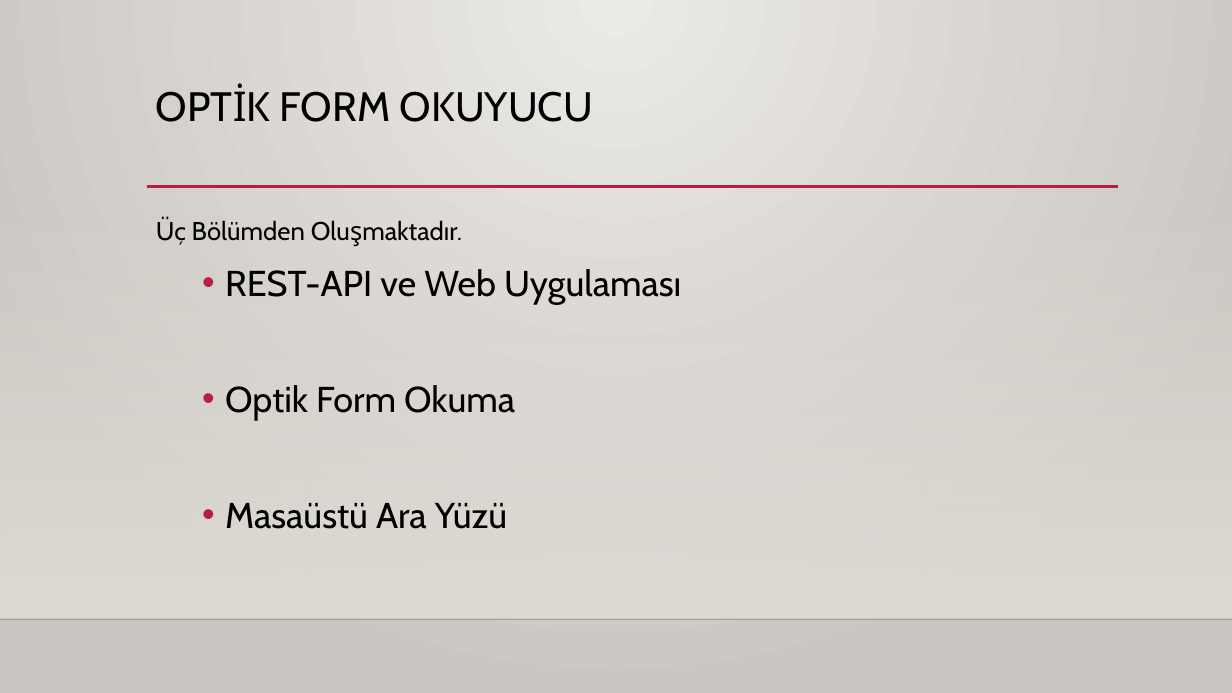
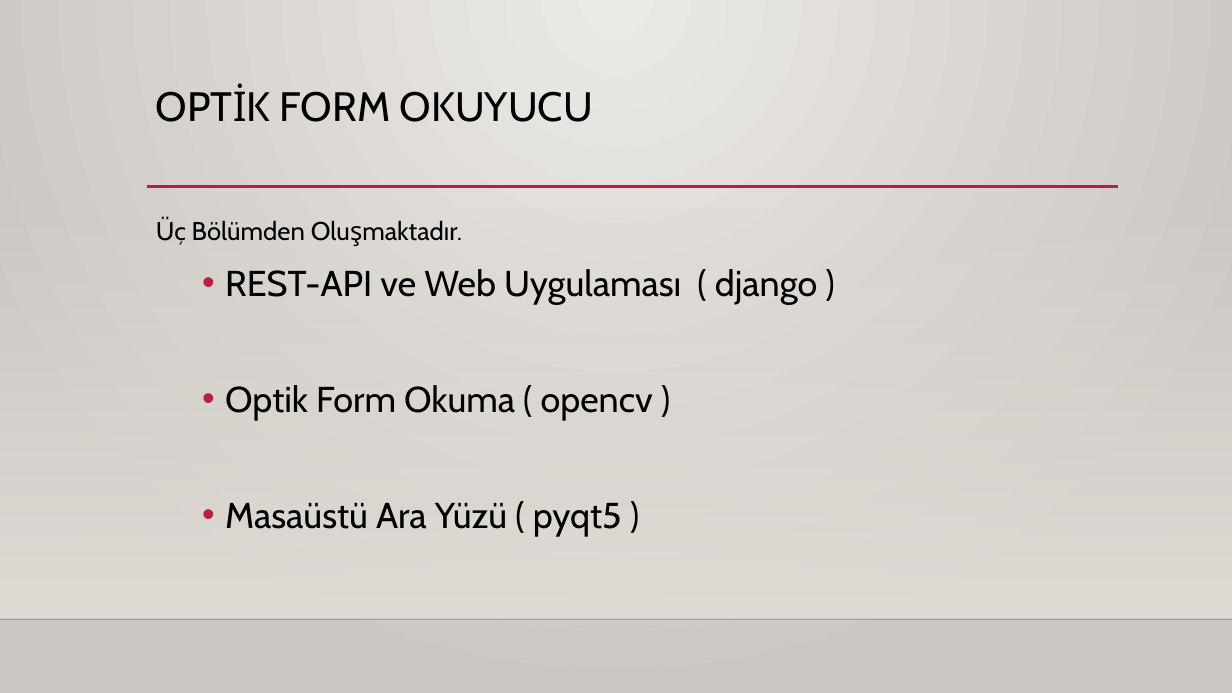
Before and after one commit to Python-Egitici-Egitimi-OOP-Grup-8/Optik-Form-Okuyucu, a slide deck: slide 4 of Proje Sunumu.pptx (slide 3 before the commit). Drawn at 1232x693 pixels with LibreOffice and Linux fonts; fonts in the diff are those of the drawing; background and template pictures are left out. Boxes give left, top, right and bottom in pixels: in the first picture for what was removed or moved away, otherwise in the second. Text is boxed around its words. In the diff, an @@ line names an element or a change of style, - is before the commit and + after.

```diff
--- a/Proje Sunumu.pptx
+++ b/Proje Sunumu.pptx
@@ text at <box>225,269,818,537</box>: text changed @@
-  • REST-API ve Web Uygulaması
-  • Optik Form Okuma
-  • Masaüstü Ara Yüzü
+  • REST-API ve Web Uygulaması ( django )
+  • Optik Form Okuma ( opencv )
+  • Masaüstü Ara Yüzü ( pyqt5 )
```
Also in this commit, not shown: 6 other slides changed, 5 slides added, 2 slides removed.
